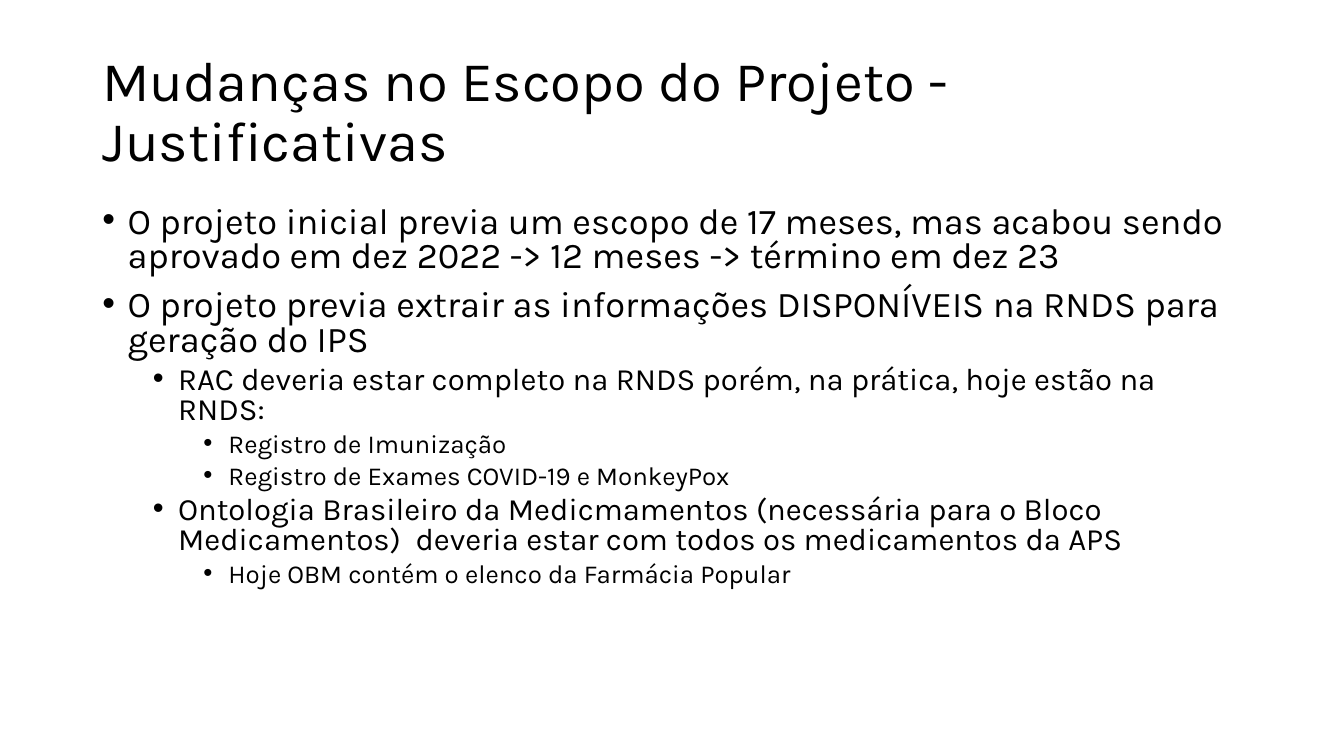
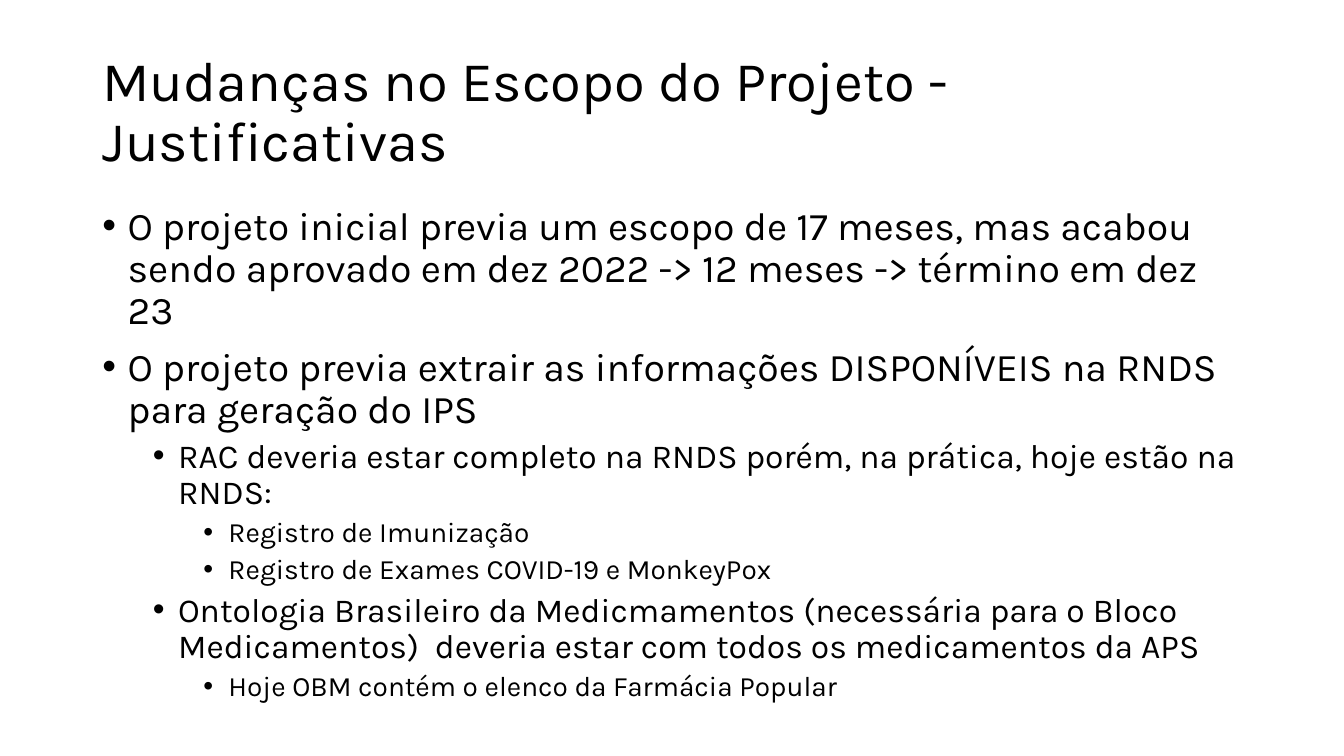
Before and after one commit to moaassis/https-git-codecommit.sa-east-1.amazonaws.com-v1-repos-ips-brasil-documentos, a slide deck: slide 2 of Gestão do Projeto/ApresentacoesProjeto/EscopoAlteracaoMarco23.pptx. Drawn at 1344x756 pixels with LibreOffice and Linux fonts; fonts in the diff are those of the drawing. Boxes give left, top, right and bottom in pixels: in the first picture for what was removed or moved away, otherwise in the second. Text is boxed around its words. In the diff, an @@ line names an element or a change of style, - is before the commit and + after.

Commit message:
Revert "Update EscopoAlteracaoMarco23.pptx"
This reverts commit 6962a44c8d21e9b58119f01448684b620c5398bc.

```diff
--- a/Gestão do Projeto/ApresentacoesProjeto/EscopoAlteracaoMarco23.pptx
+++ b/Gestão do Projeto/ApresentacoesProjeto/EscopoAlteracaoMarco23.pptx
@@ text "O projeto inicial previa um ..." at (128, 213, 1236, 697): size 25.9 to 28 pt in "O projeto inicial previa um escopo de ...", "O projeto previa extrair as informações DISPONÍVEIS ..."; size 22.2 to 24 pt in "RAC deveria estar completo na RNDS porém, ...", "Ontologia Brasileiro da Medicmamentos (necessária para o ..."; size 18.5 to 20 pt in "Registro de Imunização", "Registro de Exames COVID-19 e MonkeyPox", "Hoje OBM contém o elenco da Farmácia ..."; line spacing 0.8 to 0.9 @@
```
Also in this commit, not shown: 1 other slide changed.
